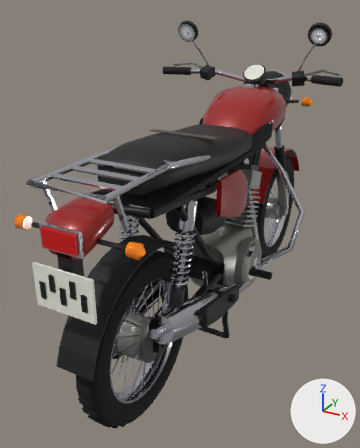
What one commit did to the glTF model godot/assets/models/veh_zem.glb.
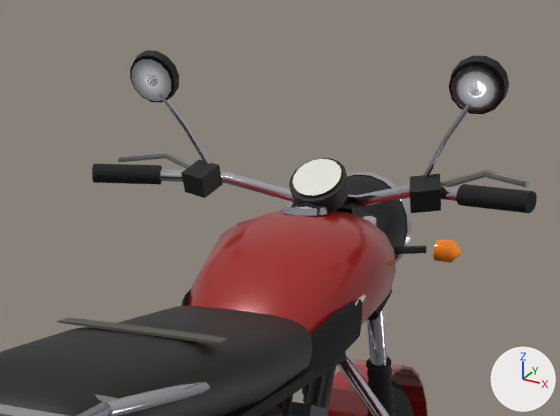
Old and new are each drawn whole from a camera (50 mm lens) standing at (0.82, -1.81, 1.36) and looking at (-0.13, -0.1, 0.5) and again close up on the part from 35% to 98% of the width and 0% to 38% of the height. Arrows for +X, +Y and +Z are at lower right; the lights stay in place. The last two pictures show the newer version. Where no turn or scale is listed for an object, it has been applied to the vertices. Vertices at exactly the same position are counted once.

Objects in the first close-up: 'zem_cadre', 'zem_direction', 'zem_garde_boue_av', 'zem_roue_av'.
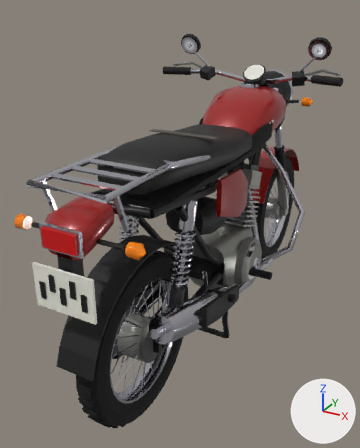
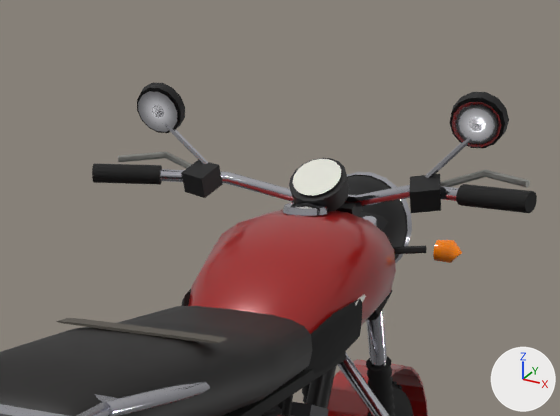
Boxes [x1, y1, x2, y2] around the edits, measured in the close-ups (560 x 416 px; the box of a moved part takes in the faces that stretch with it):
'zem_direction', reshaped: before [92, 50, 537, 416]; after [92, 83, 537, 416]
part 1 of me_zem_direction, moved or reshaped: before [130, 50, 179, 103]; after [137, 83, 185, 133]
part 2 of me_zem_direction, moved or reshaped: before [449, 56, 509, 114]; after [449, 92, 509, 148]
part 3 of me_zem_direction, moved or reshaped: before [132, 59, 171, 101]; after [138, 91, 177, 132]
part 4 of me_zem_direction, moved or reshaped: before [451, 66, 502, 113]; after [452, 102, 501, 147]
part 5 of me_zem_direction, moved or reshaped: before [158, 93, 210, 164]; after [165, 124, 208, 164]
part 6 of me_zem_direction, moved or reshaped: before [423, 103, 471, 178]; after [425, 137, 472, 178]

The change, as a diff of the scene's bpy script:
```diff
--- a/godot/assets/models/veh_zem.glb.py
+++ b/godot/assets/models/veh_zem.glb.py
@@ me_zem_direction @@
-me_zem_direction.from_pydata(...)  # 1140 vertices, 2032 faces; spans x -0.405..0.405, y -0.221..0.314, z -0.634..0.344
-me_zem_direction.vertices[273].co = (-0.204, -0.118, 0.141)
-me_zem_direction.vertices[274].co = (-0.204, -0.122, 0.139)
-me_zem_direction.vertices[276].co = (-0.196, -0.125, 0.143)
-me_zem_direction.vertices[277].co = (-0.196, -0.12, 0.145)
-me_zem_direction.vertices[278].co = (-0.239, -0.146, 0.219)  # pixel (185, 124)
-me_zem_direction.vertices[279].co = (-0.243, -0.147, 0.216)
-me_zem_direction.vertices[280].co = (-0.244, -0.152, 0.214)  # pixel (182, 127)
-me_zem_direction.vertices[281].co = (-0.241, -0.155, 0.215)  # pixel (183, 127)
-me_zem_direction.vertices[282].co = (-0.237, -0.154, 0.217)  # pixel (185, 125)
-me_zem_direction.vertices[283].co = (-0.236, -0.15, 0.219)  # pixel (186, 124)
-me_zem_direction.vertices[284].co = (-0.279, -0.167, 0.275)
-me_zem_direction.vertices[285].co = (-0.283, -0.168, 0.272)
-me_zem_direction.vertices[286].co = (-0.284, -0.172, 0.27)  # pixel (157, 94)
-me_zem_direction.vertices[287].co = (-0.281, -0.176, 0.271)  # pixel (158, 94)
-me_zem_direction.vertices[288].co = (-0.277, -0.175, 0.274)  # pixel (160, 92)
-me_zem_direction.vertices[289].co = (-0.276, -0.171, 0.276)
+me_zem_direction.from_pydata(...)  # 1140 vertices, 2032 faces; spans x -0.405..0.405, y -0.221..0.314, z -0.634..0.289
+# me_zem_direction part 1: the loose piece of 30 vertices spanning x -0.337..-0.243, y -0.201..-0.149, z 0.256..0.344 is moved by (0.0, 0.025, -0.054)
+# me_zem_direction part 2: the loose piece of 30 vertices spanning x 0.243..0.337, y -0.201..-0.149, z 0.256..0.344 is moved by (0.0, 0.025, -0.054)
+# me_zem_direction part 3: the loose piece of 15 vertices spanning x -0.33..-0.25, y -0.202..-0.169, z 0.259..0.329 is moved by (0.0, 0.025, -0.054)
+# me_zem_direction part 4: the loose piece of 15 vertices spanning x 0.25..0.33, y -0.202..-0.169, z 0.259..0.329 is moved by (0.0, 0.025, -0.054)
+# me_zem_direction part 5
+me_zem_direction.vertices[273].co = (-0.203, -0.117, 0.14)
+me_zem_direction.vertices[274].co = (-0.203, -0.122, 0.138)
+me_zem_direction.vertices[276].co = (-0.197, -0.125, 0.144)
+me_zem_direction.vertices[277].co = (-0.197, -0.121, 0.146)
+me_zem_direction.vertices[278].co = (-0.239, -0.129, 0.182)  # pixel (189, 144)
+me_zem_direction.vertices[279].co = (-0.243, -0.13, 0.179)
+me_zem_direction.vertices[280].co = (-0.243, -0.134, 0.177)  # pixel (186, 148)
+me_zem_direction.vertices[281].co = (-0.241, -0.138, 0.178)  # pixel (186, 147)
+me_zem_direction.vertices[282].co = (-0.237, -0.138, 0.182)  # pixel (188, 145)
+me_zem_direction.vertices[283].co = (-0.237, -0.133, 0.184)  # pixel (190, 143)
+me_zem_direction.vertices[284].co = (-0.279, -0.142, 0.221)
+me_zem_direction.vertices[285].co = (-0.283, -0.142, 0.217)
+me_zem_direction.vertices[286].co = (-0.283, -0.147, 0.215)  # pixel (164, 125)
+me_zem_direction.vertices[287].co = (-0.281, -0.151, 0.217)  # pixel (164, 124)
+me_zem_direction.vertices[288].co = (-0.277, -0.15, 0.22)  # pixel (166, 122)
+me_zem_direction.vertices[289].co = (-0.277, -0.146, 0.222)
+# me_zem_direction part 6: 16 of 1140 vertices moved; they spanned x 0.196..0.284, y -0.176..-0.118, z 0.139..0.276 and now span x 0.197..0.283, y -0.151..-0.117, z 0.138..0.222; mean shift (0.0, 0.016, -0.034); largest move (0.284, -0.172, 0.27) -> (0.283, -0.147, 0.215)
 me_zem_direction.materials.append(mat_veh_cadre)
```
